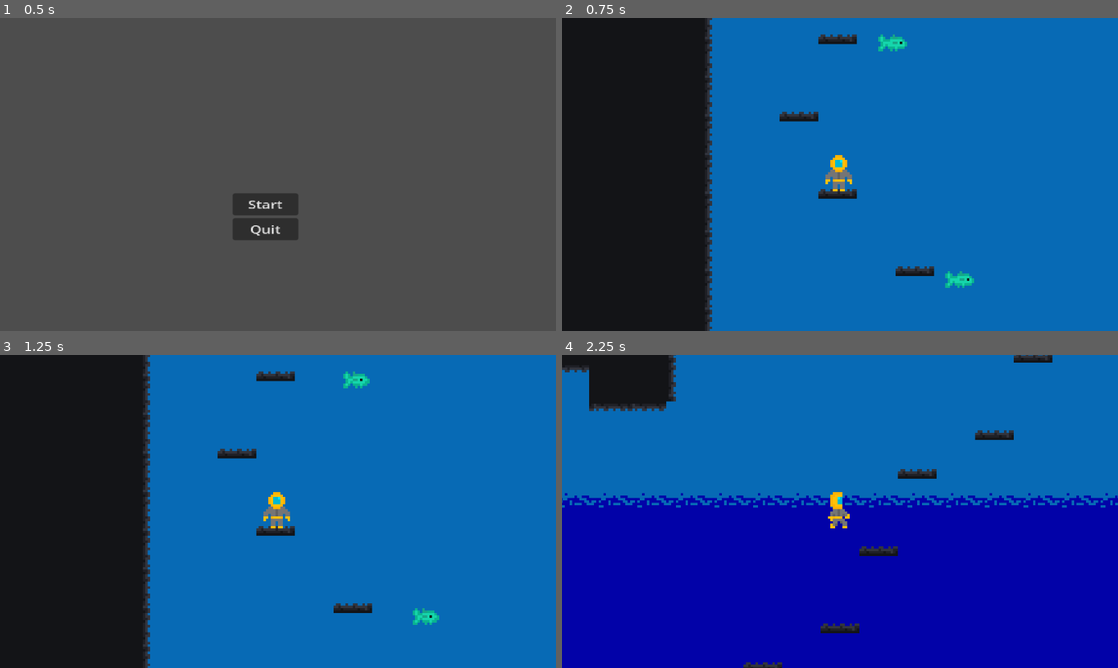
Above: before the commit, frames 1-4 (two rows, left to right).
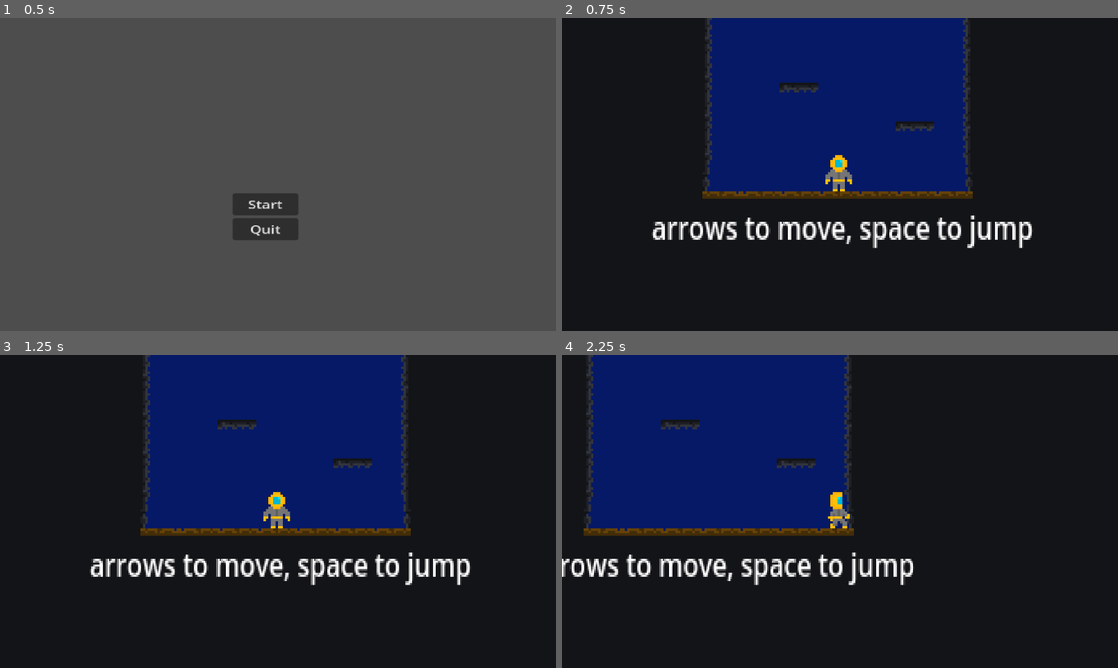
Above: after the commit, the same moments.

Repository: Tkquinn/Rock-Bottom
Game: Godot game, scene res://scenes/main_menu.tscn
Same seed, same stepped clock (60 frames per second), same inputs: the game is played once before the commit and once after it.
Inputs:
- Up to frame 1 (0.5 s): no input
- Up to frame 2 (0.75 s): click "Start" at 0.5 s
- Up to frame 3 (1.25 s): no input
- Up to frame 4 (2.25 s): hold D (move_right) from 1.28 s (still down); tap Space (jump) at 1.52 s

Frame 1 is identical in both runs. In frame 2, 73% of the frame differs, in the area x 16-100%, y 0-100%; in frame 3, 73%; in frame 4, 99%, in the area x 0-100%, y 0-100%.

Commit message:
finished game

Diff:
--- a/project.godot
+++ b/project.godot
@@ -49,3 +49,5 @@
 [rendering]
 
 textures/canvas_textures/default_texture_filter=0
+renderer/rendering_method="gl_compatibility"
+renderer/rendering_method.mobile="gl_compatibility"
--- a/scenes/game.tscn
+++ b/scenes/game.tscn
@@ -229,7 +229,7 @@
 [node name="Game" type="Node2D"]
 
 [node name="Player" parent="." instance=ExtResource("1_euc0b")]
-position = Vector2(-104, -1295)
+position = Vector2(8, 3)
 
 [node name="Camera2D" type="Camera2D" parent="Player"]
 position = Vector2(1, 1)
Not shown, added: export_presets.cfg
